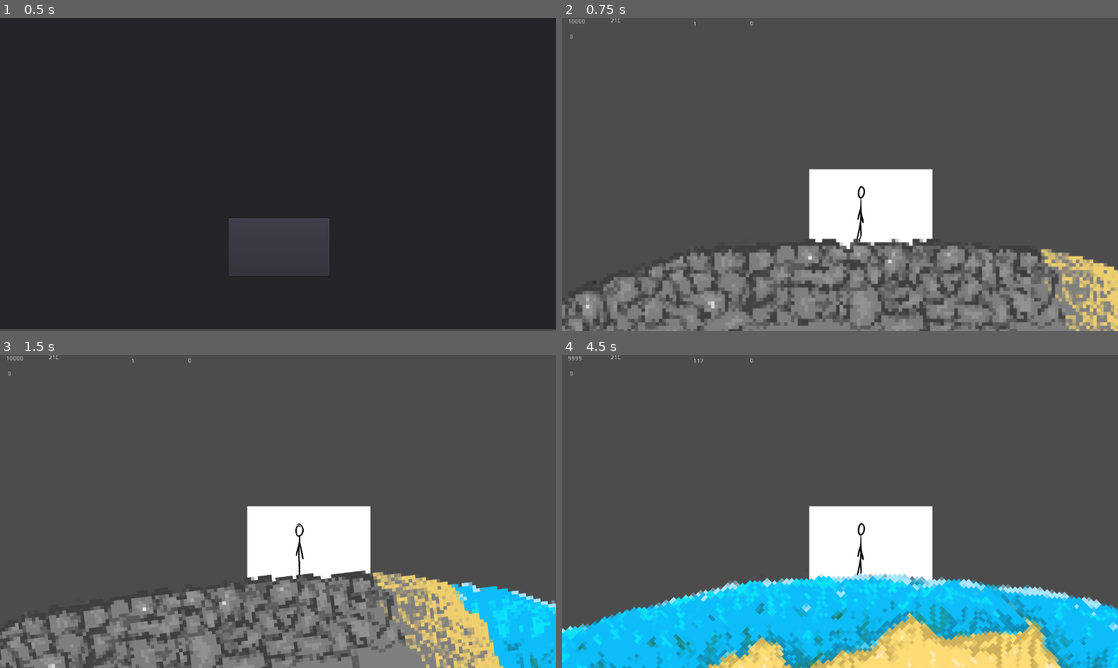
Above: before the commit, frames 1-4 (two rows, left to right).
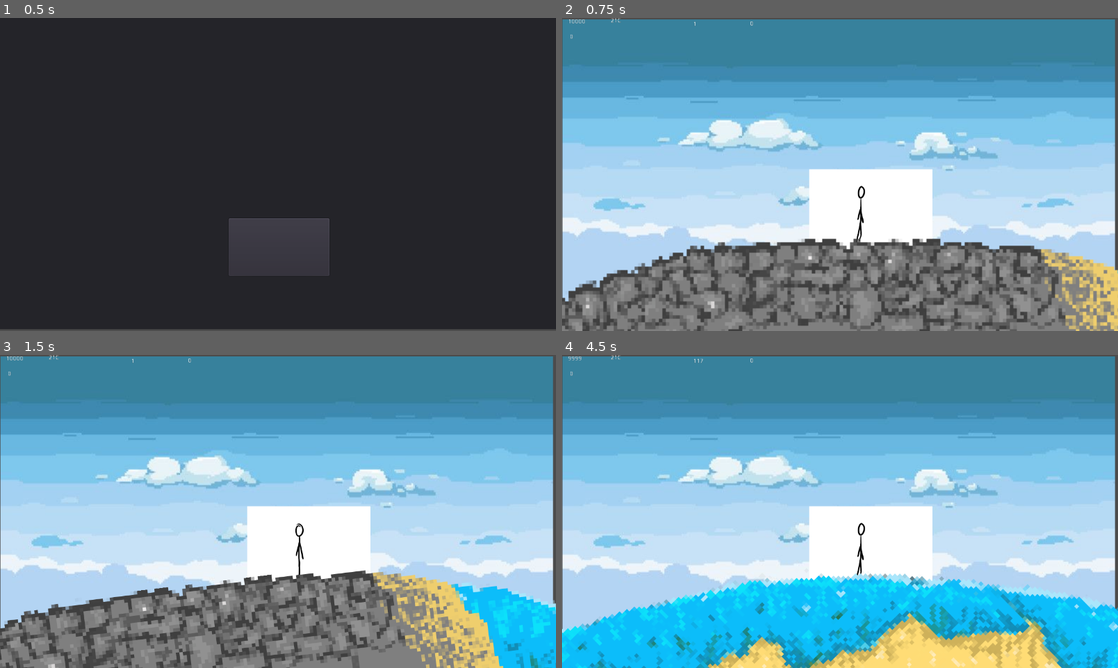
Above: after the commit, the same moments.

Repository: GoksuBay/GGJ
Game: Godot game, scene res://Main menu.tscn
Two runs of this game, one before a commit and one after it. Both use one fixed random seed, a clock stepped at 60 frames per second and the inputs below.
Inputs (mouse positions are in pixels of both pictures, inside the frame that each line leads up to):
- Up to frame 1 (0.5 s): no input
- Up to frame 2 (0.75 s): click (840, 246) at 0.5 s
- Up to frame 3 (1.5 s): tap Enter at 1.25 s; hold Right (ui_right) from 1.28 s (still down)
- Up to frame 4 (4.5 s): tap Space (ui_select) at 1.52, 2.27, 3.77 s; release Right (ui_right) at 2.03 s; hold Left (ui_left) 2.03-2.78 s; hold Right (ui_right) 2.78-4.28 s; hold Left (ui_left) from 4.28 s (still down)

Frame 1 is identical in both runs. In frame 2, 69% of the frame differs, in the area x 0-100%, y 0-91%; in frame 3, 69%; in frame 4, 70%, in the area x 0-100%, y 0-88%.

Commit message:
wdsad

Diff:
--- a/TestGGJ/Node2D.tscn
+++ b/TestGGJ/Node2D.tscn
@@ -12,6 +12,7 @@
 [ext_resource path="res://KinematicBody2D.gd" type="Script" id=10]
 [ext_resource path="res://RichTextLabel.gd" type="Script" id=11]
 [ext_resource path="res://Game Over.tscn" type="PackedScene" id=12]
+[ext_resource path="res://c72aee7ba40af4513b7cf301cb4b4d81.jpg" type="Texture" id=13]
 
 [sub_resource type="SpriteFrames" id=1]
 animations = [ {
@@ -29,6 +30,11 @@
 [node name="Node2D" type="Node2D"]
 position = Vector2( 13.5661, 1.50734 )
 script = ExtResource( 3 )
+
+[node name="Sprite" type="Sprite" parent="."]
+position = Vector2( 623.479, 361.845 )
+scale = Vector2( 1.62039, 1.63024 )
+texture = ExtResource( 13 )
 
 [node name="KinematicBody2D" type="KinematicBody2D" parent="."]
 position = Vector2( 97.3199, 219.051 )
Not shown: 1 places in TestGGJ/Node2D.tscn that only renumber resources
Binary file added: TestGGJ/c72aee7ba40af4513b7cf301cb4b4d81.jpg
Not shown, added: TestGGJ/c72aee7ba40af4513b7cf301cb4b4d81.jpg.import
